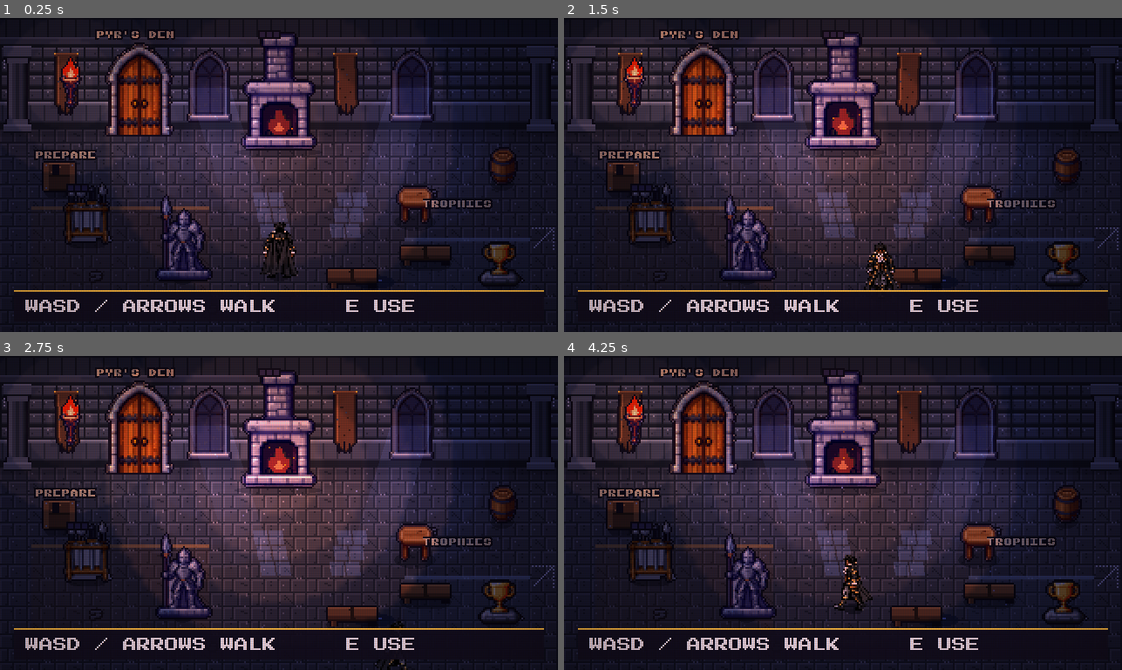
Above: before the commit, frames 1-4 (two rows, left to right).
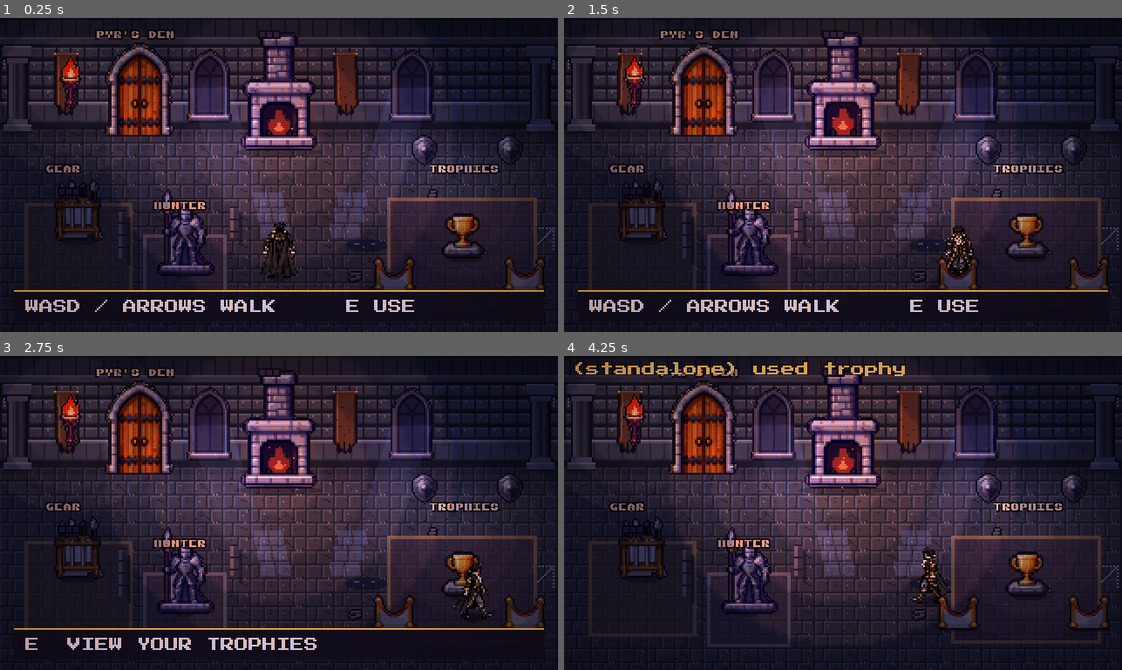
Above: after the commit, the same moments.

Repository: HeisLazi/python-tutorial-DiddyDungeon
Game: Godot game, scene res://scenes/main.tscn
Two runs of this game, one before a commit and one after it. Both use one fixed random seed, a clock stepped at 60 frames per second and the inputs below.
Inputs:
- Up to frame 1 (0.25 s): no input
- Up to frame 2 (1.5 s): tap Enter at 0.5 s; hold D 0.53-1.28 s; hold Shift 0.53-1.28 s; tap Space at 0.77 s; hold S from 1.28 s (still down); tap E at 1.35 s
- Up to frame 3 (2.75 s): tap Space at 1.52 s; release S at 2.03 s; hold D from 2.03 s (still down); tap Enter at 2.1 s
- Up to frame 4 (4.25 s): release D at 2.78 s; hold W 2.78-3.53 s; tap Z at 2.85 s; tap Space at 3.02, 3.77 s; hold A from 3.53 s (still down); hold Shift from 3.53 s (still down)

The runs differ from the first frame. In frame 1, 9.1% of the frame differs, in the area x 4-99%, y 10-87%; in frame 2, 9.9%; in frame 3, 11%; in frame 4, 15%, in the area x 2-99%, y 1-95%.

Commit message:
Rearrange the Great Hall into useful alcoves

Diff:
--- a/ide/home-godot/scripts/rooms.gd
+++ b/ide/home-godot/scripts/rooms.gd
@@ -21,15 +21,15 @@
 # The upgrade ladders. cost = Embers for that step (a proposal: tune against the economy table in the README).
 const LADDERS := {
 	"great_hall": [
-		{"name": "Clear and mend the hall", "cost": 18, "note": "rubble, puddles and cobwebs cleared, benches and barrels mended"},
+		{"name": "Clear and mend the hall", "cost": 18, "note": "rubble, puddles and cobwebs cleared; a sword plaque is hung"},
 		{"name": "Rebuild the hearth", "cost": 30, "note": "a proper fire, warmer light, and a second torch lit"},
 		{"name": "Hang crest banners", "cost": 20, "note": "the torn rags are replaced"},
-		{"name": "Lay the crimson runner", "cost": 24, "note": "a carpet from the door to the hearth"},
+		{"name": "Lay the crimson runner", "cost": 24, "note": "a crimson runner leads through the hall"},
 		{"name": "Reglaze the windows", "cost": 28, "note": "stained glass, coloured light on the floor"},
 		{"name": "Floor the hall in marble", "cost": 68, "note": "polished marble over the whole floor, and columns on the walls"},
-		{"name": "Hang the chandelier", "cost": 44, "note": "a chandelier and two guards"},
-		{"name": "Set the banquet", "cost": 52, "note": "a long table, chairs and a rug"},
-		{"name": "The grand finish", "cost": 60, "note": "blue-gold hearth, trim, urns, four guards"},
+		{"name": "Hang the chandelier", "cost": 44, "note": "a chandelier lights the central hall"},
+		{"name": "Adorn the trophy alcove", "cost": 52, "note": "a portrait, sword plaque and warm trophy lighting"},
+		{"name": "The grand finish", "cost": 60, "note": "blue-gold hearth, gold trim and blue accent lights"},
 	],
 	"library": [
 		{"name": "Dust and sort", "cost": 16, "note": "cobwebs and scattered papers cleared, scrolls stacked"},
@@ -106,7 +106,7 @@
 const GH_GLASS := 5
 const GH_MARBLE := 6
 const GH_CHANDELIER := 7
-const GH_BANQUET := 8
+const GH_TROPHIES := 8
 const GH_GRAND := 9
 
 # The Pantry's steps by name.
@@ -326,6 +326,25 @@
 	return h.obj(piece, feet, Rect2(feet.x - w / 2.0, feet.y - d, w, d))
 
 
+## Floor inlays frame a station without blocking the hunter's path.
+static func _hall_inlay(h, rect: Rect2, fill: Color, edge: Color) -> void:
+	h.add_tint(rect, fill)
+	h.add_tint(Rect2(rect.position, Vector2(rect.size.x, 2)), edge)
+	h.add_tint(Rect2(rect.position + Vector2(0, rect.size.y - 2), Vector2(rect.size.x, 2)), edge)
+	h.add_tint(Rect2(rect.position, Vector2(2, rect.size.y)), edge)
+	h.add_tint(Rect2(rect.position + Vector2(rect.size.x - 2, 0), Vector2(2, rect.size.y)), edge)
+
+
+## Short stone partitions give the alcoves depth while leaving both ends open.
+static func _hall_divider(h, x: float, y: float, length: float) -> void:
+	h.add_tint(Rect2(x + 5, y + 4, 2, length), Color(0.05, 0.04, 0.08, 0.5))
+	h.add_tint(Rect2(x, y, 5, length), Color("3d394d"))
+	h.add_tint(Rect2(x, y, 2, length), Color("777285"))
+	for offset in range(0, int(length), 7):
+		h.add_tint(Rect2(x, y + float(offset), 5, 1), Color("211e30"))
+	h.block(Rect2(x, y + 2, 5, length - 4))
+
+
 static func _great_hall(h, lv: int) -> void:
 	var marble_from := -1
 	var marble_to := -1
@@ -355,23 +374,20 @@
 	if lv >= GH_GRAND:
 		h.add_tint(Rect2(0, 62, h.VIEW.x, 2), Color(0.95, 0.74, 0.25, 0.9))     # gold trim along the wall base
 
-	# ── Floor: wear at the start, a runner once laid, a rug under the banquet ──
+	# ── Floor: a clear central route, with small distinct station alcoves ──
 	if lv < GH_CLEAN:
-		h.bg("rubble_1", Vector2(56, 152), true)
+		h.bg("rubble_1", Vector2(205, 152), true)
 		h.bg("rubble_0", Vector2(250, 104), true)
-		h.bg("rubble_0", Vector2(124, 170), true)
-		h.bg("puddle", Vector2(214, 156), true)
+		h.bg("puddle", Vector2(210, 135), true)
 	if lv >= GH_RUNNER:
 		for row in range(5, 12):
 			h.bg("carpet", Vector2(144, row * 16))
-	if lv >= GH_BANQUET:
-		h.bg("rug_table", Vector2(210, 82))
-
-	# Two distinct work areas flank the central route to the hearth.
-	h.add_tint(Rect2(18, 108, 102, 56), Color(0.35, 0.24, 0.18, 0.22))
-	h.add_tint(Rect2(18, 108, 102, 2), Color(0.72, 0.54, 0.32, 0.55))
-	h.add_tint(Rect2(232, 126, 72, 48), Color(0.22, 0.30, 0.42, 0.24))
-	h.add_tint(Rect2(232, 126, 72, 2), Color(0.52, 0.62, 0.77, 0.55))
+	# Low floor borders define each station without creating dead ends.
+	_hall_inlay(h, Rect2(14, 106, 62, 55), Color(0.31, 0.26, 0.25, 0.58), Color("826c54"))
+	_hall_inlay(h, Rect2(82, 124, 48, 43), Color(0.28, 0.25, 0.34, 0.58), Color("777184"))
+	_hall_inlay(h, Rect2(222, 103, 86, 62), Color(0.26, 0.20, 0.29, 0.62), Color("8f7253"))
+	_hall_divider(h, 68, 110, 28)
+	_hall_divider(h, 132, 108, 18)
 
 	# ── Windows: plain and cold, then stained glass throwing coloured light on the floor ──
 	var window_kind := "window_glass" if glass else "window_plain"
@@ -421,59 +437,46 @@
 		h.anim("torch", Vector2(x, 52), Rect2(), true)
 		h.add_light(Vector2(x, 38), 52.0, Color("ffb36b"), 0.8 + 0.03 * lv, 0.3)
 
-	# ── Furniture and clutter ──
-	var benches_fixed := lv >= GH_CLEAN
-	var bench_kind := "bench" if benches_fixed else "bench_broken"
-	# Keep the preparation and trophy areas clear at every upgrade level.
-	var bench_spots: Array = [Vector2(202, 155)]
-	if lv < GH_BANQUET:
-		bench_spots.append(Vector2(244, 142))
-	for at in bench_spots:
-		_prop(h, bench_kind, at, 30.0, 8.0)
-	if lv < GH_BANQUET:
-		_prop(h, "table_small", Vector2(238, 118) if lv < GH_CLEAN else Vector2(238, 96), 24.0, 10.0)
-	if lv < GH_CLEAN:
-		_prop(h, "crate_broken", Vector2(34, 100), 18.0, 8.0)
-		_prop(h, "barrel", Vector2(288, 96), 14.0, 7.0)
-	elif lv < GH_CHANDELIER:
-		_prop(h, "barrel", Vector2(30, 98), 14.0, 7.0)
-		_prop(h, "barrel", Vector2(30, 154), 14.0, 7.0)
-		_prop(h, "crate", Vector2(292, 100), 18.0, 8.0)
+	# ── The hall is built around its stations, not dining furniture. ──
+	# The rack and armour are kept apart, with walking room between them.
+	_prop(h, "rack_few", Vector2(45, 128), 22.0, 6.0)
+	if lv >= GH_CLEAN:
+		h.bg("plaque_swords", Vector2(42, 76), true)
+	h.station("armory", "Prepare your equipment", Rect2(25, 130, 40, 24), Vector2(45, 98))
+	_prop(h, "knight", Vector2(106, 148), 12.0, 5.0)
+	h.station("hunter", "Improve your hunter", Rect2(90, 150, 32, 22), Vector2(106, 116))
+
+	# A small roped alcove frames the trophy display; its front stays open.
+	h.bg("shield_wall", Vector2(236, 67))
+	if lv < GH_TROPHIES:
+		h.bg("shield_wall", Vector2(285, 67))
+	_prop(h, "plinth_chalice", Vector2(267, 138), 20.0, 6.0)
+	h.station("trophy", "View your trophies", Rect2(251, 140, 32, 22), Vector2(267, 106))
+	_prop(h, "stanchion", Vector2(226, 157), 22.0, 4.0)
+	_prop(h, "stanchion", Vector2(301, 157), 22.0, 4.0)
+	h.add_light(Vector2(267, 105), 58.0, Color("f5c57e"), 0.42 + 0.03 * lv, 0.05)
 	if lv >= GH_CHANDELIER:
-		for at in [Vector2(32, 100), Vector2(288, 100)]:
-			_prop(h, "knight", at, 14.0, 6.0, 16.0)
-		for x in [100.0, 220.0]:
-			_prop(h, "urn_gold" if lv >= GH_GRAND else "urn", Vector2(x, 178), 12.0, 6.0)
-		h.add_chain(92.0, 2.0, 96.0)
-		h.add_shadow(Vector2(92, 160), 40.0, 10.0, 0.22)
-		h.anim("chandelier", Vector2(92, 132))
-		h.add_light(Vector2(92, 110), 92.0, Color("ffcf8a"), 0.8 + 0.08 * (lv - GH_CHANDELIER), 0.2)
-	if lv >= GH_BANQUET:
-		_prop(h, "table_long", Vector2(252, 112), 64.0, 14.0)
-		for cx in [236.0, 268.0]:
-			_prop(h, "chair_l" if cx < 252.0 else "chair_r", Vector2(cx, 92), 12.0, 6.0)
-			_prop(h, "chair_l" if cx < 252.0 else "chair_r", Vector2(cx, 136), 12.0, 6.0)
-		h.add_light(Vector2(252, 102), 48.0, Color("ffd27a"), 0.7, 0.2)
+		h.add_chain(212.0, 2.0, 50.0)
+		h.anim("chandelier", Vector2(212, 74))
+		h.add_light(Vector2(212, 70), 86.0, Color("ffcf8a"), 0.8 + 0.08 * (lv - GH_CHANDELIER), 0.2)
+	if lv >= GH_TROPHIES:
+		h.bg("plaque_swords", Vector2(260, 76), true)
+		h.bg("portrait", Vector2(291, 70), true)
+		h.add_light(Vector2(265, 100), 58.0, Color("ffd27a"), 0.7, 0.15)
 	if lv >= GH_GRAND:
-		for at in [Vector2(108, 86), Vector2(212, 86)]:
-			_prop(h, "knight", at, 14.0, 6.0, 16.0)
-		h.add_embers(Rect2(40, 90, 240, 80), Color("ffd27a"), 14, 6.0, 4.5)
+		for at in [Vector2(48, 108), Vector2(267, 108)]:
+			h.add_light(at, 42.0, Color("8cc8ff"), 0.4, 0.1)
+		h.add_embers(Rect2(45, 90, 230, 70), Color("ffd27a"), 14, 6.0, 4.5)
 
 	# ── Dust drifting in the beams: thick in a neglected hall, thin in a kept one ──
 	h.add_embers(Rect2(40, 74, 240, 90), Color(0.75, 0.80, 1.0, 0.55), maxi(4, 16 - lv), 3.0, 5.0)
 
 
-	# The hall is a useful home base: core hunter, equipment and trophy actions
-	# remain close to the hearth while the older rooms keep their upgrades.
-	_prop(h, "rack_few", Vector2(50, 130), 22.0, 6.0)
-	h.station("armory", "Prepare your equipment", Rect2(30, 132, 40, 24), Vector2(50, 96))
-	_prop(h, "knight", Vector2(105, 151), 12.0, 5.0)
-	h.station("hunter", "Improve your hunter", Rect2(89, 153, 32, 22), Vector2(105, 118))
-	_prop(h, "plinth_chalice", Vector2(288, 154), 20.0, 6.0)
-	h.station("trophy", "View your trophies", Rect2(272, 156, 32, 20), Vector2(288, 122))
 	_front_door(h, 80.0, "den", Vector2(160, 170))
-	_zone_label(h, "PREPARE", Vector2(20, 76))
-	_zone_label(h, "TROPHIES", Vector2(242, 104))
+	_zone_label(h, "GEAR", Vector2(26, 84))
+	_zone_label(h, "HUNTER", Vector2(88, 105))
+	_zone_label(h, "TROPHIES", Vector2(246, 84))
+
 
 
 static func _library(h, lv: int) -> void:
Not shown, changed: docs/HOME_AND_ART.md
Not shown, changed: docs/HUB_TUTOR_PLAYTEST.md
Not shown, changed: ide/frontend/src/CastleFloorPlan.jsx
Not shown, changed: ide/server/home_rooms.py
